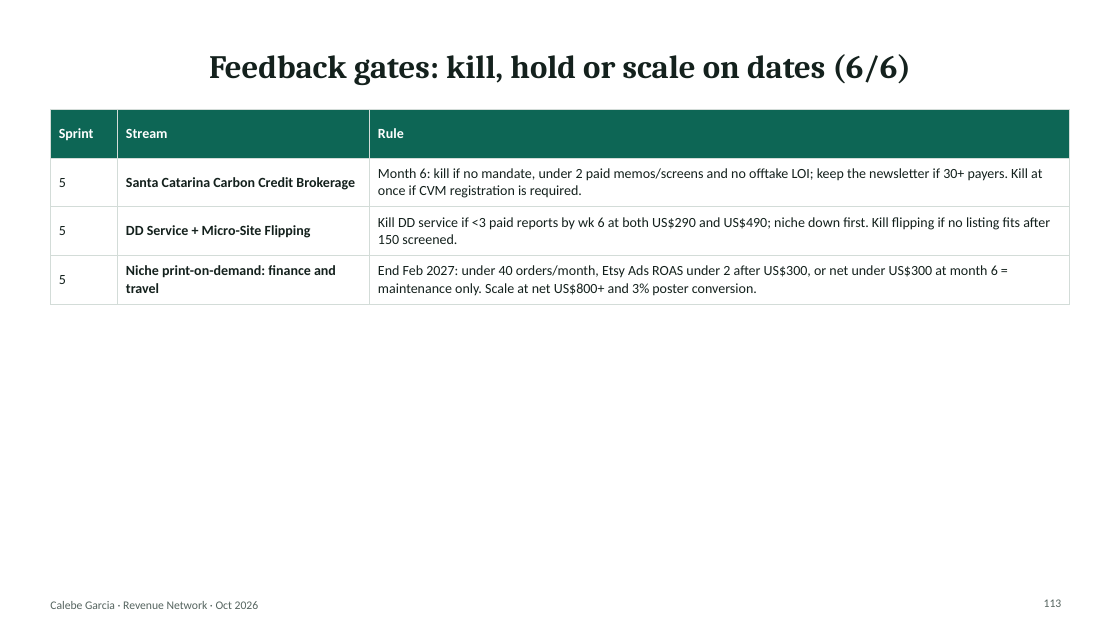
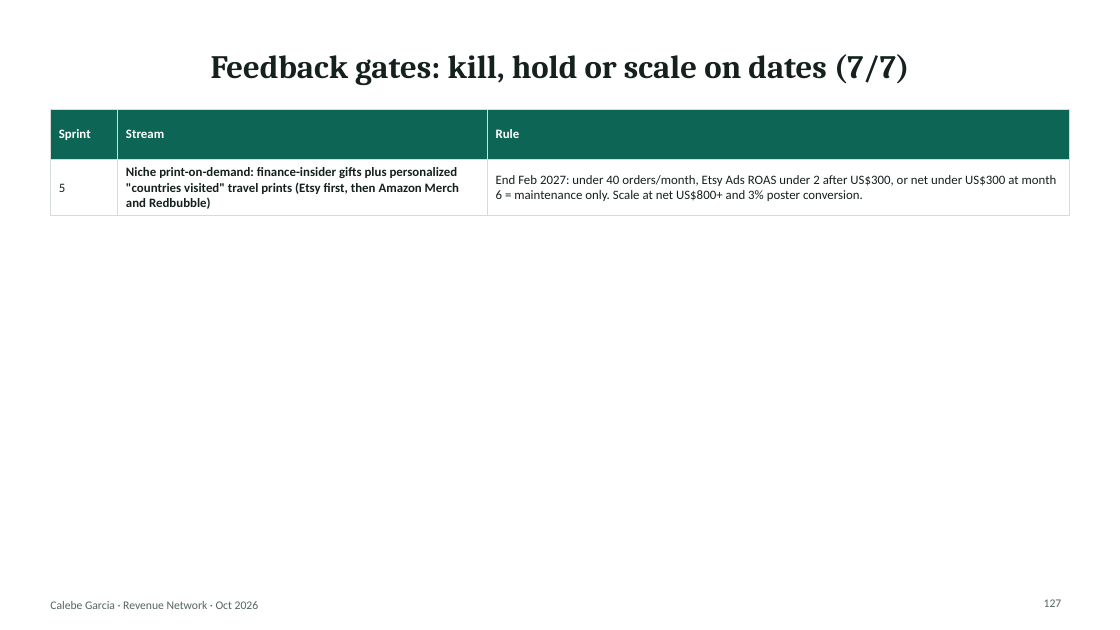
Before and after one commit to algarcalebe-web/legendary-bassoon, a slide deck: slide 127 of research/Calebe_Revenue_Network.pptx (slide 113 before the commit). Drawn at 1120x630 pixels with LibreOffice and Linux fonts; fonts in the diff are those of the drawing. Boxes give left, top, right and bottom in pixels: in the first picture for what was removed or moved away, otherwise in the second. Text is boxed around its words. In the diff, an @@ line names an element or a change of style, - is before the commit and + after.

```diff
--- a/research/Calebe_Revenue_Network.pptx
+++ b/research/Calebe_Revenue_Network.pptx
@@ title at [211, 54, 909, 85]: text changed @@
-Feedback gates: kill, hold or scale on dates (6/6)
+Feedback gates: kill, hold or scale on dates (7/7)
@@ table at [50, 109, 1070, 213] @@
-row 2: 5 | Santa Catarina Carbon Credit Brokerage | Month 6: kill if no mandate, under 2 paid memos/screens and no offtake LOI; keep the newsletter if 30+ payers. Kill at once if CVM registration is required.
-row 3: 5 | DD Service + Micro-Site Flipping | Kill DD service if <3 paid reports by wk 6 at both US$290 and US$490; niche down first. Kill flipping if no listing fits after 150 screened.
-row 4: 5 | Niche print-on-demand: finance and travel | End Feb 2027: under 40 orders/month, Etsy Ads ROAS under 2 after US$300, or net under US$300 at month 6 = maintenance only. Scale at net US$800+ and 3% poster conversion.
+row 2: 5 | Niche print-on-demand: finance-insider gifts plus personalized "countries visited" travel prints (Etsy first, then Amazon Merch and Redbubble) | End Feb 2027: under 40 orders/month, Etsy Ads ROAS under 2 after US$300, or net under US$300 at month 6 = maintenance only. Scale at net US$800+ and 3% poster conversion.
@@ page number at [1044, 599, 1062, 607]: text changed @@
-113
+127
```
Also in this commit, not shown: 104 other slides changed, 16 slides added, 2 slides removed, 2 other files.
